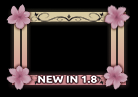
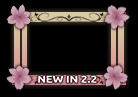
Layered file, before and after one edit (138px x 97px). Changes by layer:
painted on "NEW IN 1.5 make sure to add alpha" over [left=37, top=74, right=99, bottom=85]
